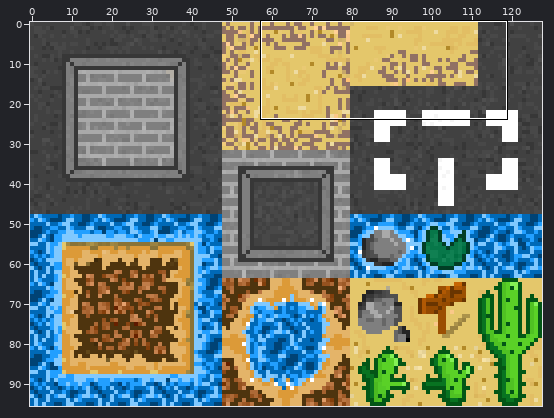
Sprite sheet, stored at skeleton guide/Game/Sprites/Terrains/terrain_city_water.png. The first picture is a wide view before the edit; the outline marks the close-up.
Close-up. Earlier state:
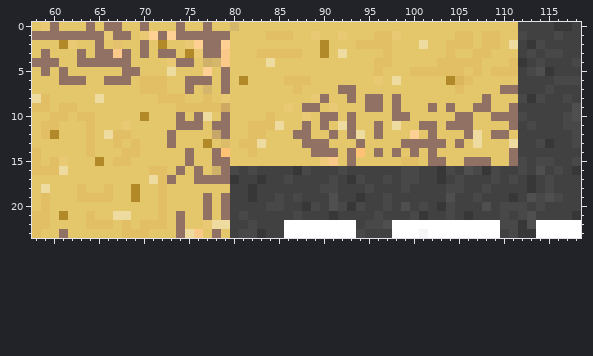
The file is 128x96 pixels. Colours within 5 levels of each other are drawn and written as one. Shown: x 58..118, y 0..23. The commit also changed other parts of the picture, which this record leaves out.
And afterwards:
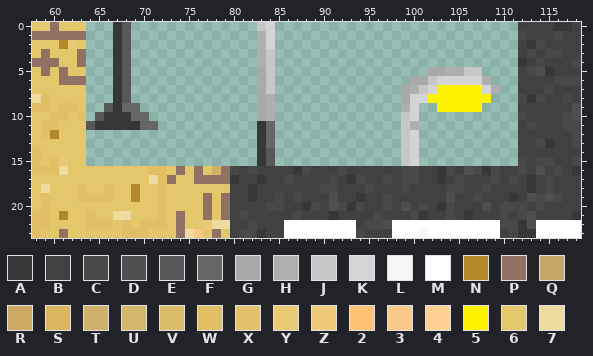
Palette (. is transparent): A #373737  B #414141  C #484848  D #4f4f4f  E #585858  F #666666  G #a9a9a9  H #afafaf  J #c7c7c7  K #d4d4d4  L #f5f5f5  M #ffffff  N #b28928  P #917164  Q #c6a769  R #cda964  S #dbb65c  T #cfb169  U #d4b76a  V #dabc6b  W #e2be64  X #e4c16c  Y #e9c973  Z #efca7b  2 #ffc173  3 #fac989  4 #ffd094  5 #fff200  6 #e4c76b  7 #eedba0
The edit:
@@ x 58..118 @@
- 0 6YP666P6PP66P666P66P66U6666666666666666666666666666666BBBBAAB
- 1 PPPPPPPPYPP6Y4P4PPPPPP6666WWW66Y66Y666WWY666666WW6WW66CBBBCBB
- 2 666NY66P6X66P6N66Y4PP46666666666N666WWWW666766WWW6WW67BACBBBB
- 3 6P666P6PP3P6P6PP6NYPP3666WWWWW66N676666W666666W66WW666BCBCCBB
- 4 PPP66PPPPPP6666YPP6TU36666766666666666WW66666WWWWW666WABCBBBC
- 5 6P6P666666PP666766646P6666666666666666W666WWWWWW6W6WWWBCDABBB
- 6 666PPP66PPP6WWW66PPP6P6N6666WWW6666666Y6766666NSW66666BBBBCCC
- 7 666666666666WWW66P6U6P6666666W6666PP66666666666W6666PPBBBCBBB
- 8 7W666667666666WWW66W6Y666666666YP66P6PP6P666666666P666CACBBCB
- 9 WW6WW66666666666WWWWWR666666Y6PP6Y666PP6P666P6P66PP66PBBBBBBD
-10 66WW6WW66666N666P6P76P6666W666Y6PP6P6666PP66666PP66PPPCBBBBCD
-11 6WW666W666Y66666PPP6PP66WWW766P6P67P66P6766PP6PPP6666PBCBBBCC
-12 6WN666W67WW6666P6666QP66WW666PP66P6P76P66646P666P76PP6BBBBBBC
-13 666666W66W6W666P666N6V6WW76666PPP666P6666PPPPP6P676667BBCABBC
-14 W66666W666WW66666P66P266W666666PPP6P26P6P6P6P66666666PBBBBBBB
-15 W6WY666N6WW666666P66PP6666666666Z36P66666WW6PP66PPP66PCBCCBBC
+ 0 6YP666...AE..............JK...........................BBBBAAB
+ 1 PPPPPP...AE..............HK...........................CBBBCBB
+ 2 666NY6...AE..............HK...........................BACBBBB
+ 3 6P666P...AE..............HJ...........................BCBCCBB
+ 4 PPP66P...AE..............HJ...........................ABCBBBC
+ 5 6P6P66...AE..............GJ.................GGHHJJ....BCDABBB
+ 6 666PPP...AE..............GJ...............GGJKKKKKH...BBBBCCC
+ 7 666666...AE..............GJ..............GHJK55555KH..BBBCBBB
+ 8 7W6666...AE..............GH..............GKK5555555...CACBBCB
+ 9 WW6WW6..EAFF.............GH..............HK..55555....BBBBBBD
+10 66WW6W.EAAAFF............GH..............JK...........CBBBBCD
+11 6WW666EAAAAAFF...........AF..............JH...........BCBBBCC
+12 6WN666...................AF..............JK...........BBBBBBC
+13 666666...................AF..............JK...........BBCABBC
+14 W66666...................AE..............JK...........BBBBBBB
+15 W6WY66...................AE..............JK...........CBCCBBC
 16 WWW7666666666WW6P6P6TPCBCBBBBACBBBCBBBBBBCCBBACBDCACBBCBDBCBA
Where, in picture pixels (left, top, right, bottom), the same in both close-ups:
changed: (86, 22, 518, 166)
